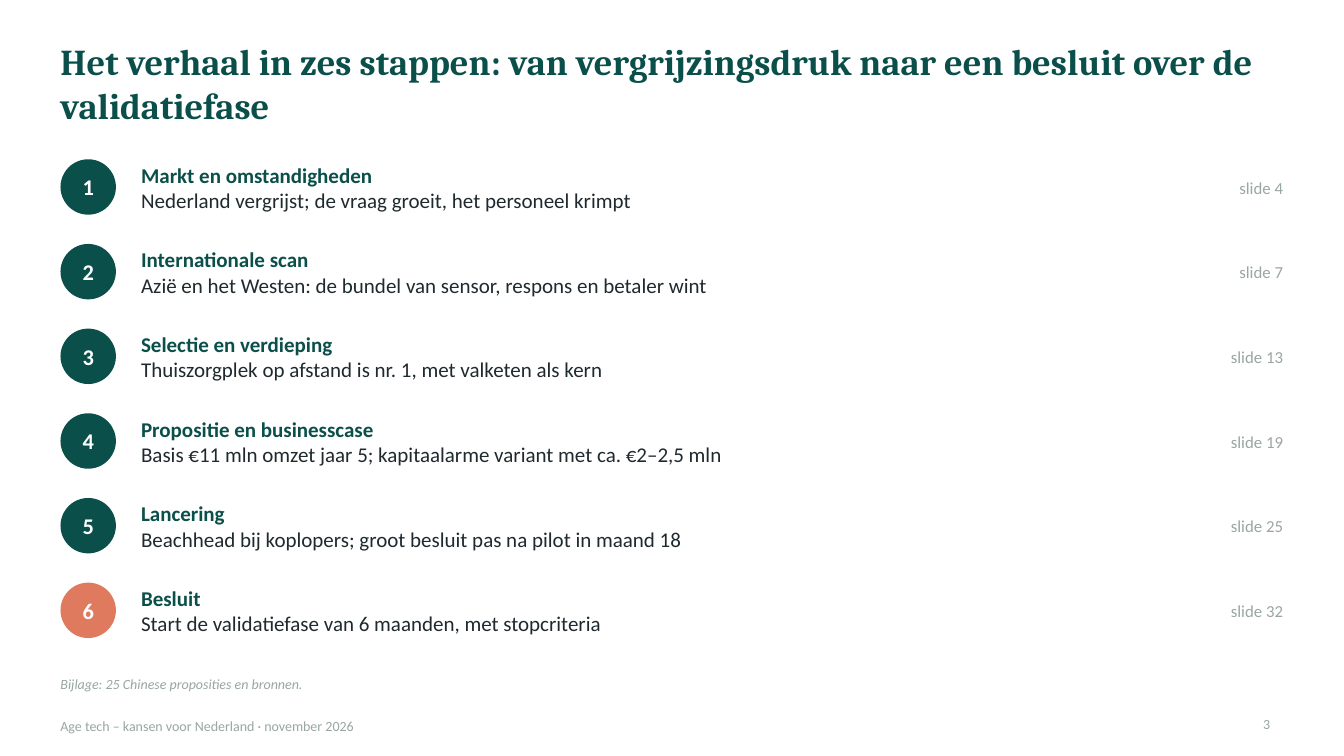
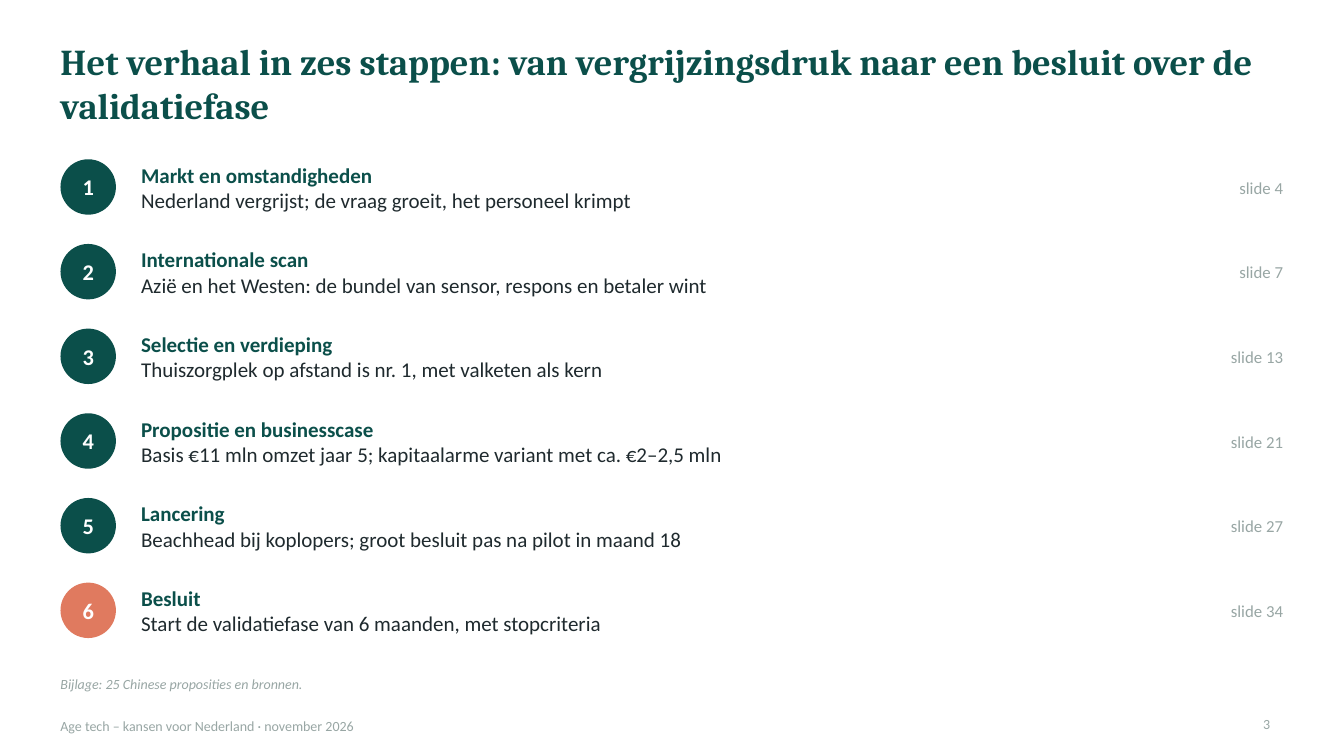
Before and after one commit to robruijn/Four-Seasons-Rome-2026, a slide deck: slide 3 of AgeTech_kansen_Nederland.pptx. Drawn at 1344x756 pixels with LibreOffice and Linux fonts; fonts in the diff are those of the drawing. Boxes give left, top, right and bottom in pixels: in the first picture for what was removed or moved away, otherwise in the second. Text is boxed around its words. In the diff, an @@ line names an element or a change of style, - is before the commit and + after.

```diff
--- a/AgeTech_kansen_Nederland.pptx
+++ b/AgeTech_kansen_Nederland.pptx
@@ text at (x1=1231, y1=436, x2=1283, y2=448): text changed @@
-slide 19
+slide 21
@@ text at (x1=1231, y1=520, x2=1283, y2=532): text changed @@
-slide 25
+slide 27
@@ text at (x1=1231, y1=605, x2=1283, y2=617): text changed @@
-slide 32
+slide 34
```
Also in this commit, not shown: 5 other slides changed, 2 slides added.
